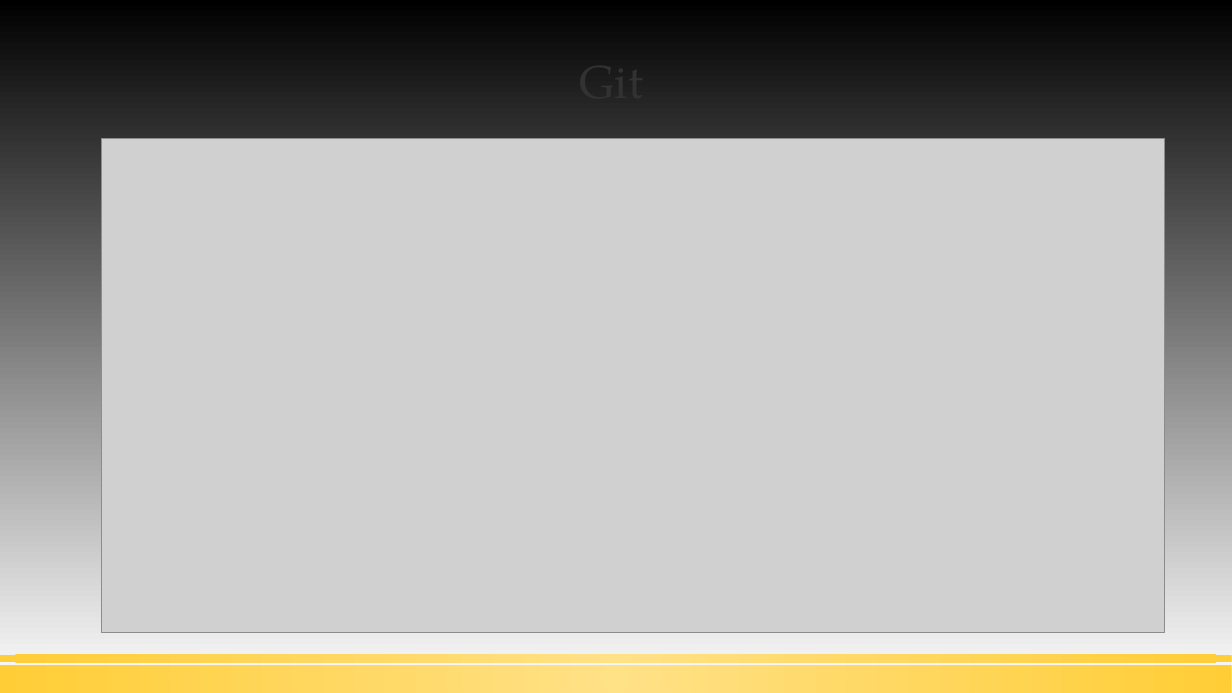
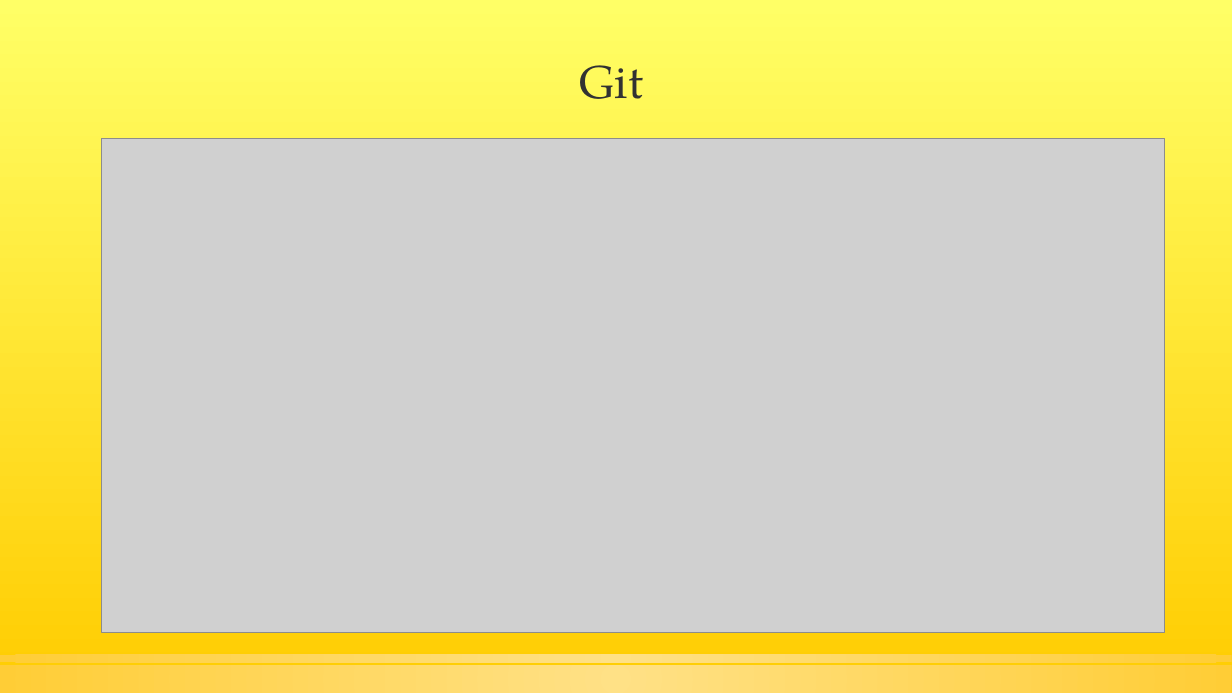
Before and after one commit to olglapid/DiceWars_Develop, a slide deck: slide 5 of diverses/DiceWars Präsentation.odp (slide 4 before the commit). Drawn at 1232x693 pixels with LibreOffice and Linux fonts; fonts in the diff are those of the drawing; grey boxes stand for pictures. Boxes give left, top, right and bottom in pixels: in the first picture for what was removed or moved away, otherwise in the second. Text is boxed around its words. In the diff, an @@ line names an element or a change of style, - is before the commit and + after.

```diff
--- a/diverses/DiceWars Präsentation.odp
+++ b/diverses/DiceWars Präsentation.odp
@@ background gradient #000000 to #FFFFFF to gradient #FFFF66 to #FFCC00 @@
```
Also in this commit, not shown: 15 other slides changed, 2 slides added, 2 slides removed, 4 other files.
